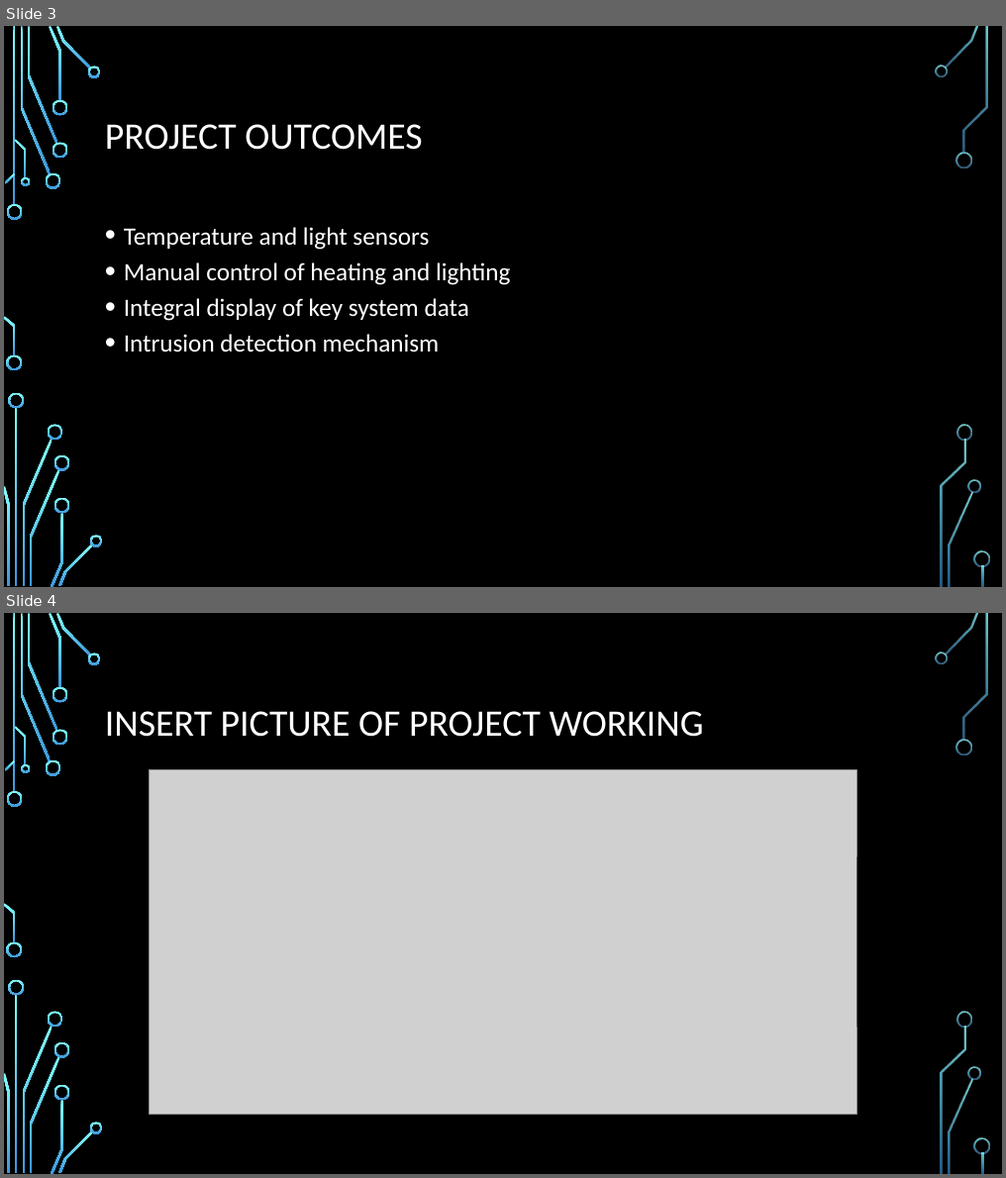
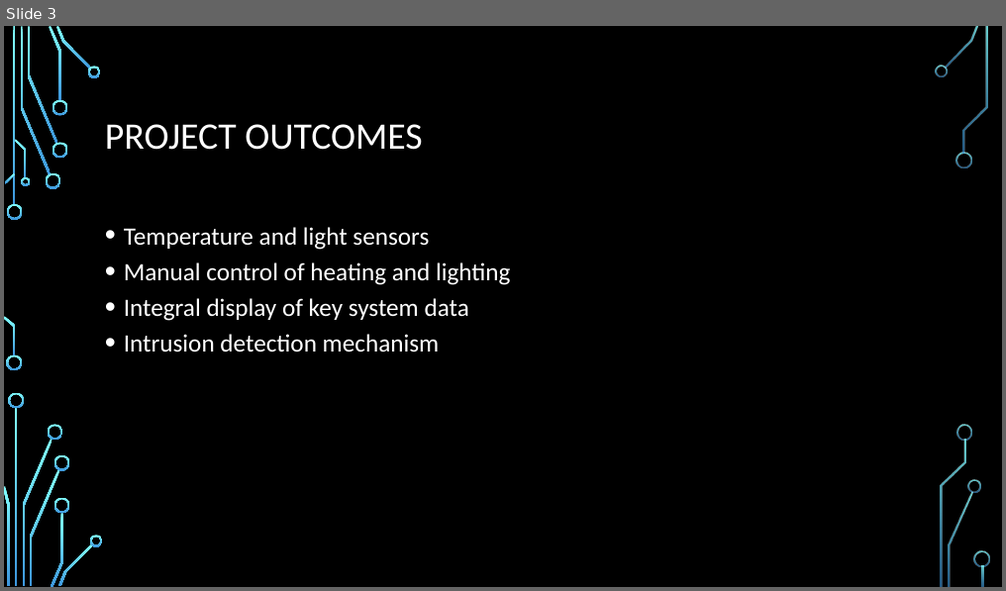
Before and after one commit to mattking976/Final-Year-Work, a slide deck: Embedded/Embedded Network Design.pptx. Shown one above the other, each under a label of ours: slides 3 and 4 before the commit, slide 3 after it. The pictures are 1006x1178 and 1006x591 pixels, drawn with LibreOffice and Linux fonts; fonts in the diff are those of the drawing; grey boxes stand for pictures; background and template pictures are left out. Boxes give left, top, right and bottom in pixels: in the first picture for what was removed or moved away, otherwise in the second. Text is boxed around its words. In the diff, an @@ line names an element or a change of style, - is before the commit and + after.

```diff
--- a/Embedded/Embedded Network Design.pptx
+++ b/Embedded/Embedded Network Design.pptx
@@ slide 4 removed at [4,613,1002,1174], background picture (left out); not listed: 36 template elements that a slide beside it also shows @@
@@ title removed at [105,711,704,737] @@
-INSERT PICTURE OF PROJECT WORKING
@@ picture removed at [150,770,856,1114] @@
```
Also in this commit, not shown: 2 slides changed, 2 slides added, 1 other slide removed, 1 other file.
